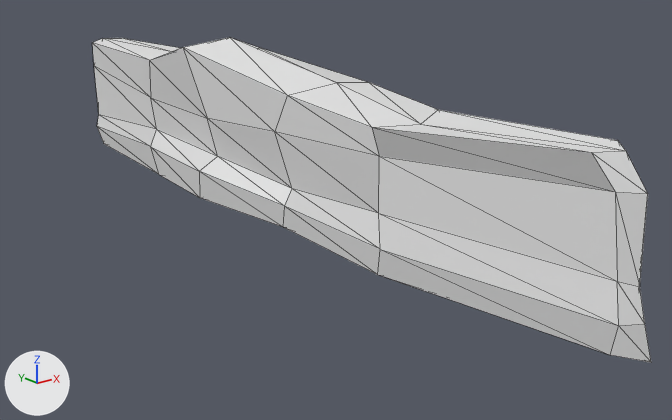
Two versions of the glTF model resources/Models/RockWall1_a1.glb, one commit apart.
Camera for both pictures: a camera (50 mm lens) standing at (-3.4, -18.7, 7.1) and looking at (10.2, -1.7, 0.3). Arrows for +X, +Y and +Z are at lower left; the lights stay in place. The picture after the commit comes second. Mesh edges are drawn as thin lines. Vertices at exactly the same position are counted once.

Names of what the first picture shows: 'RockWall1'.
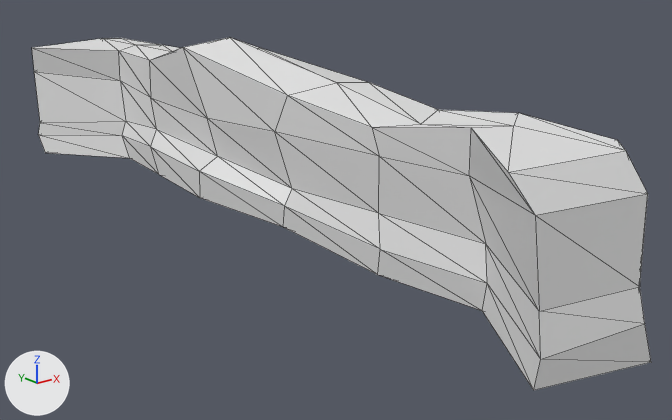
Where the change shows, as pixel boxes [x1, y1, x2, y2] in the pictures (672 x 420 px):
'RockWall1', reshaped (11% wider, 9% taller)
    before: [92, 37, 651, 362]
    after: [32, 37, 651, 390]
part 1 of me_cube_014, built on
    before: [372, 110, 651, 362]
    after: [372, 110, 651, 390]
part 2 of me_cube_014, built on
    before: [92, 38, 180, 174]
    after: [32, 38, 180, 174]

The change, as a list of edits to the scene's bpy script:
```text
Change me_cube_014:
    used by ob_rockwall1; location = (0.0, 0.0, 0.0)
    remove me_cube_014.from_pydata(...)  # 78 vertices, 152 faces; spans x 8.4..11.1, y -10.9..10.6, z 0.0..4.1
    add me_cube_014.from_pydata(...)  # 102 vertices, 200 faces; spans x 7.0..11.1, y -10.9..10.6, z 0.0..4.1
    me_cube_014 part 1
    1 vertex is removed from x 9.3, y -10.3, z 0.0
    25 faces are deleted
    4 vertices in x 9.0..9.3, y -10.5..-9.8, z 0.6..3.5 move by (-2.0, 0.0, 0.0)
    13 vertices are added at x 7.3..10.5, y -10.3..-7.1, z 0.0..3.5
    49 new faces join them
    me_cube_014 part 2
    1 vertex is removed from x 9.4, y 9.8, z 3.3
    25 faces are deleted
    4 vertices in x 9.4..9.5, y 9.7..10.0, z 0.0..2.5 move by (-2.0, 0.0, 0.0)
    13 vertices are added at x 7.4..10.8, y 7.4..9.8, z 0.0..3.4
    49 new faces join them
```
